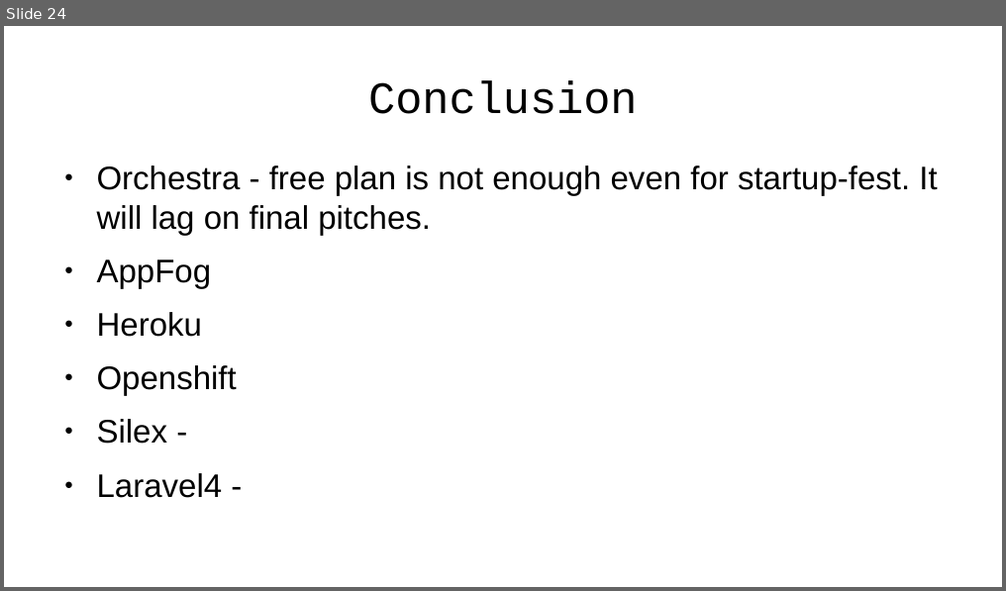
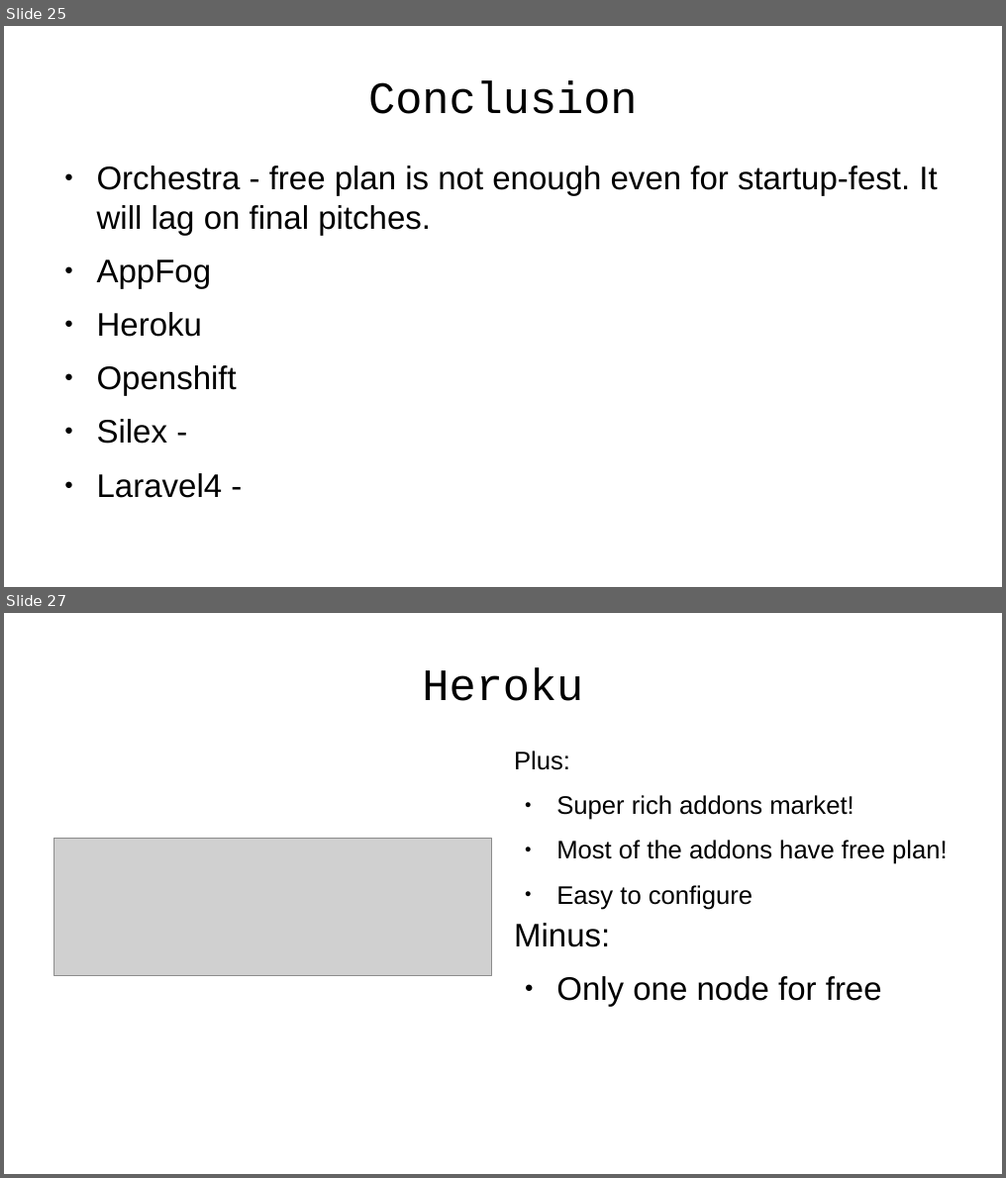
Before and after one commit to emgiezet/meetphp-8, a slide deck: presentation/presentation.odp. Shown one above the other, each under a label of ours: slide 24 before the commit, slides 25 and 27 after it; the slides between them are not shown. The pictures are 1006x591 and 1006x1178 pixels, drawn with LibreOffice and Linux fonts; fonts in the diff are those of the drawing; grey boxes stand for pictures; background and template pictures are left out. Boxes give left, top, right and bottom in pixels: in the first picture for what was removed or moved away, otherwise in the second. Text is boxed around its words. In the diff, an @@ line names an element or a change of style, - is before the commit and + after.

```diff
--- a/presentation/presentation.odp
+++ b/presentation/presentation.odp
@@ slide 27 added at (4, 613, 1002, 1174), background picture (left out) @@
@@ title added at (422, 667, 583, 701), 35.7 pt, text #000000 @@
+Heroku
@@ text added at (514, 751, 947, 910), 20.1 pt, text #000000 @@
+Plus:
+● Super rich addons market!
+● Most of the addons have free plan!
+● Easy to configure
@@ picture added at (54, 839, 492, 975) @@
@@ text added at (514, 923, 882, 1007), 26 pt, text #000000 @@
+Minus:
+● Only one node for free
@@ what was slide 24 is now slide 25 @@
```
Also in this commit, not shown: 11 slides changed, 3 other slides added, 2 slides removed, 52 other files.
